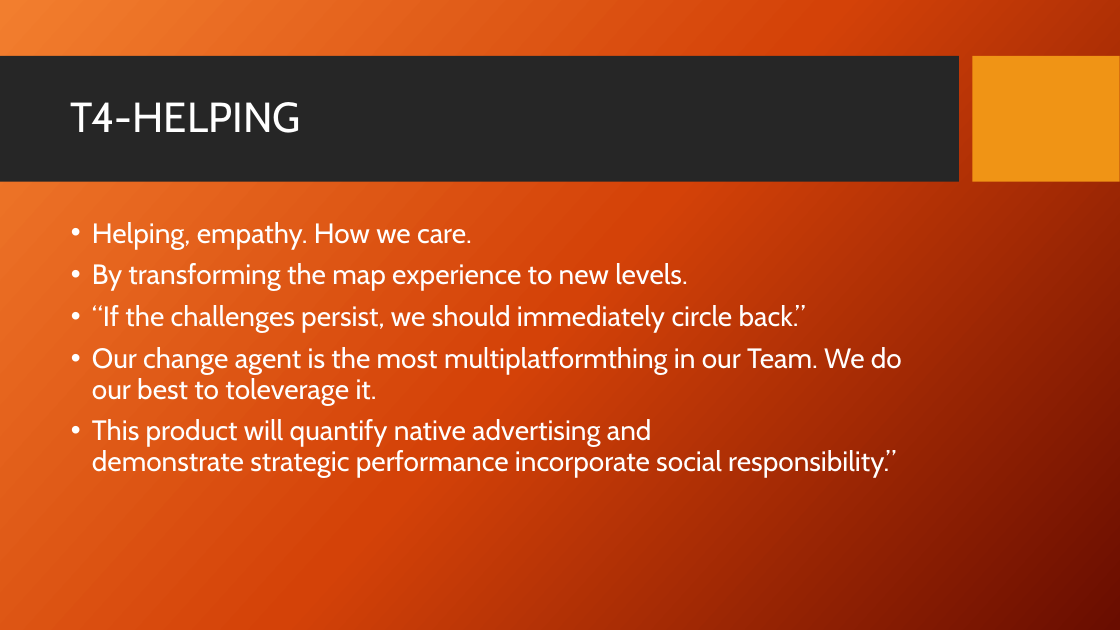
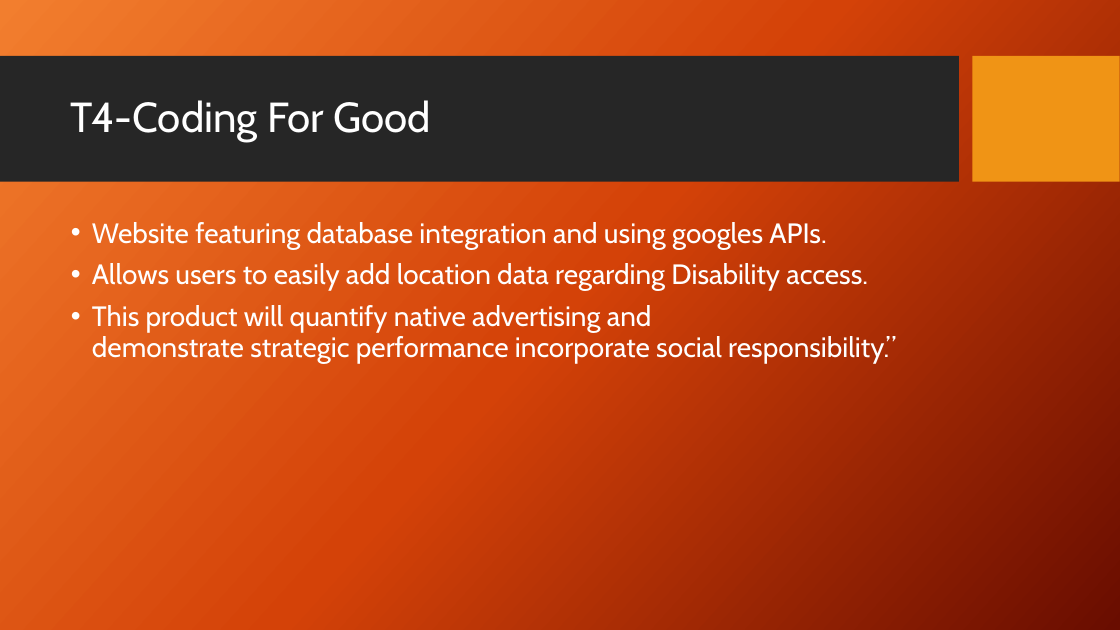
Before and after one commit to Tampa2016/team-4, a slide deck: slide 5 of Team4Helping.pptx (slide 4 before the commit). Drawn at 1120x630 pixels with LibreOffice and Linux fonts; fonts in the diff are those of the drawing; background and template pictures are left out. Boxes give left, top, right and bottom in pixels: in the first picture for what was removed or moved away, otherwise in the second. Text is boxed around its words. In the diff, an @@ line names an element or a change of style, - is before the commit and + after.

```diff
--- a/Team4Helping.pptx
+++ b/Team4Helping.pptx
@@ title at (71,100,431,142): text changed @@
-T4-HELPING
+T4-Coding For Good
@@ text at (92,222,868,291): text changed @@
-• Helping, empathy. How we care.
-• By transforming the map experience to new levels.
-• “If the challenges persist, we should immediately circle back.”
-• Our change agent is the most multiplatformthing in our Team. We do our best to toleverage it.
+• Website featuring database integration and using googles APIs.
+• Allows users to easily add location data regarding Disability access.
```
Also in this commit, not shown: 2 other slides changed, 2 slides added, 1 slide removed.
